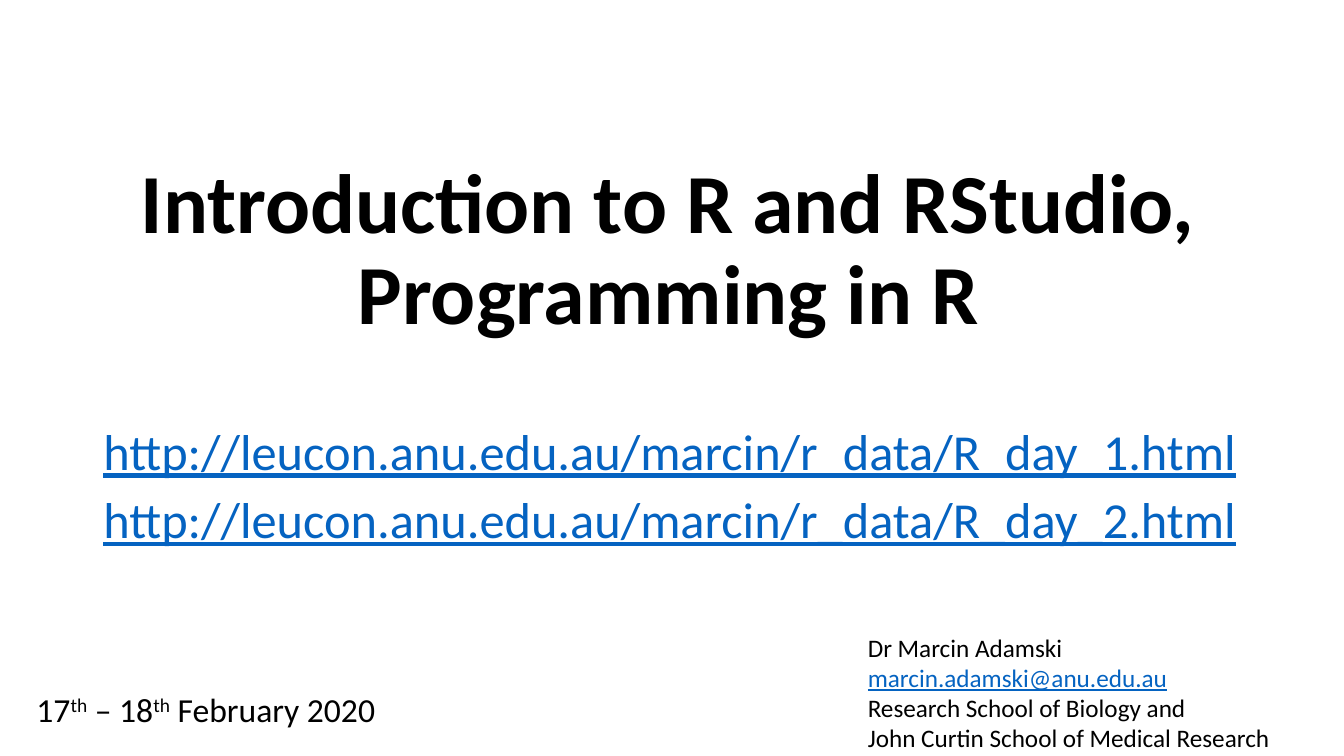
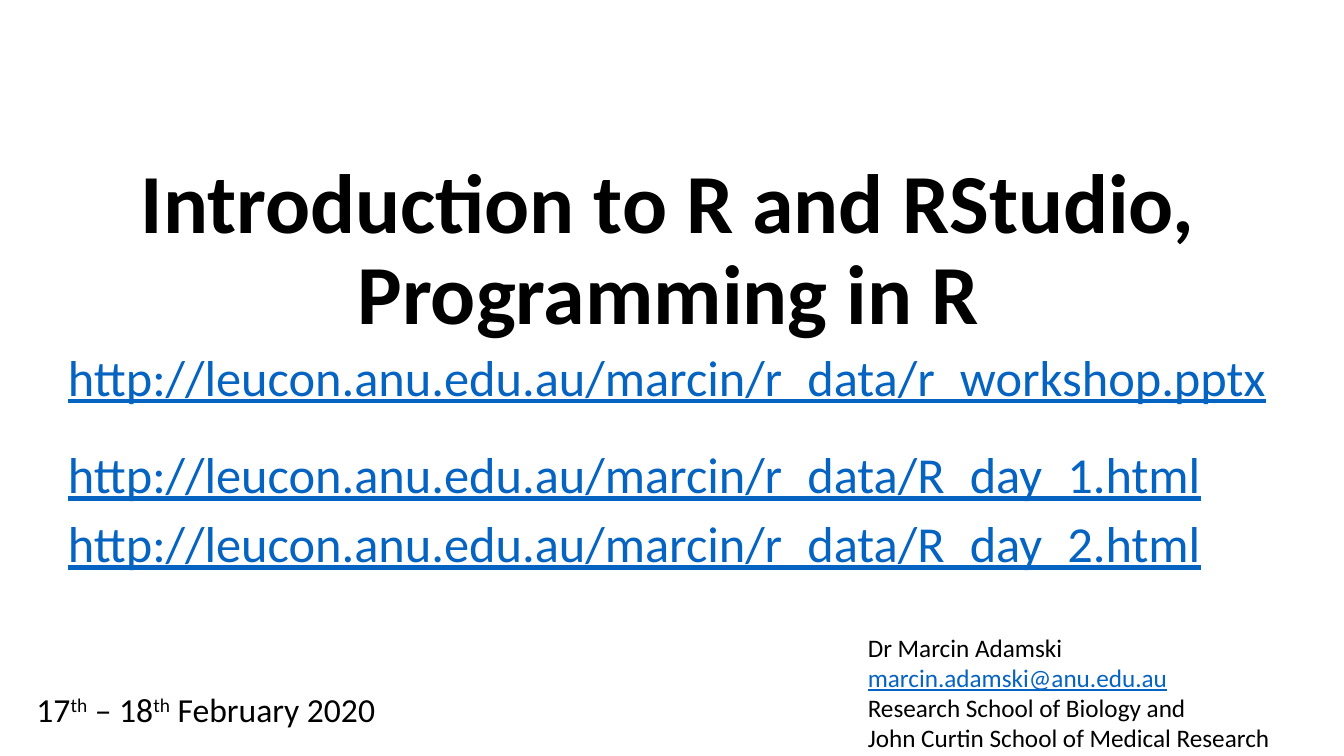
Before and after one commit to numicator/ANU_R_workshop, a slide deck: slide 1 of r_workshop.pptx. Drawn at 1344x756 pixels with LibreOffice and Linux fonts; fonts in the diff are those of the drawing; background and template pictures are left out. Boxes give left, top, right and bottom in pixels: in the first picture for what was removed or moved away, otherwise in the second. Text is boxed around its words. In the diff, an @@ line names an element or a change of style, - is before the commit and + after.

Commit message:
JCSMR workshop for students

```diff
--- a/r_workshop.pptx
+++ b/r_workshop.pptx
@@ subtitle "http://leucon.anu.edu.au/marcin/r_data/r_workshop.pptx": place and size @@
-subtitle "http://leucon.anu.edu.au/marcin/r_data/r_workshop.pptx" at box(103, 435, 1235, 546)
+subtitle "http://leucon.anu.edu.au/marcin/r_data/r_workshop.pptx" at box(68, 361, 1265, 570)
@@ subtitle at box(68, 361, 1265, 404): paragraph added @@
+http://leucon.anu.edu.au/marcin/r_data/r_workshop.pptx
@@ subtitle at box(68, 458, 1200, 570): alignment centre to left @@
```
Also in this commit, not shown: 2 other files.
